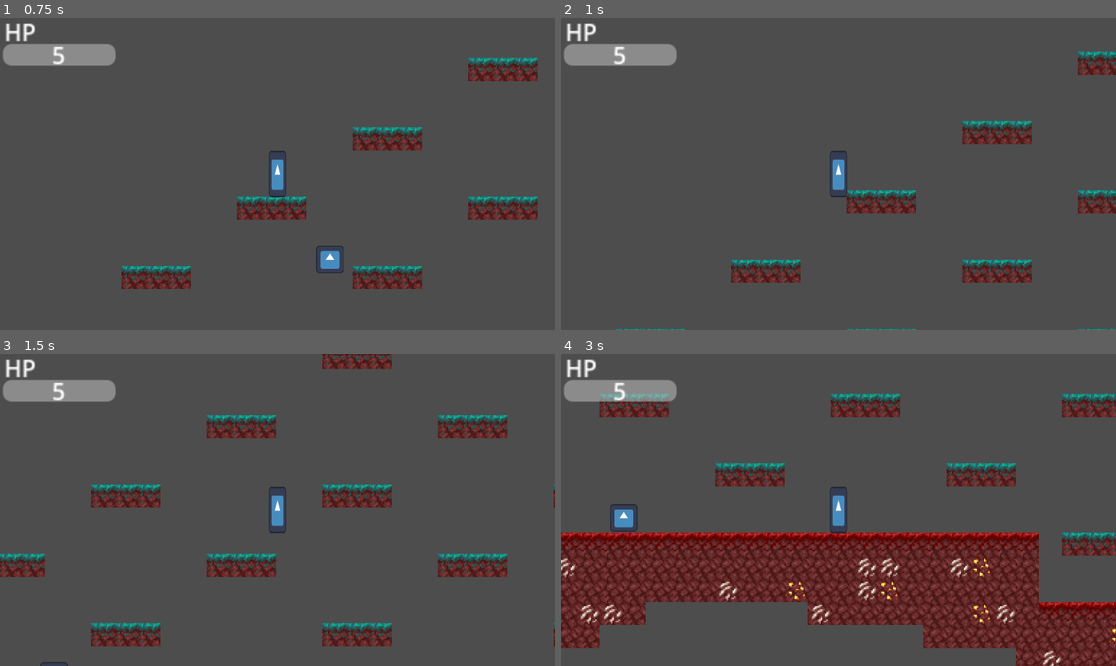
Above: before the commit, frames 1-4 (two rows, left to right).
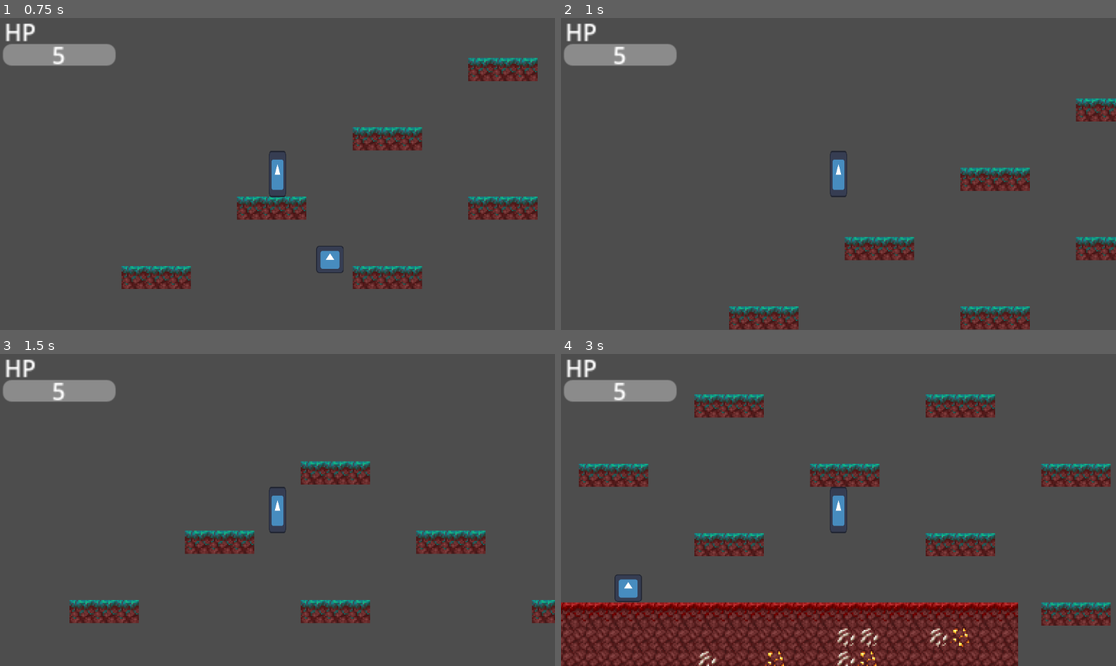
Above: after the commit, the same moments.

Repository: Ideal-Void/succubus-with-a-gun
Game: Godot game, scene res://scenes/levels/debug.tscn
Same seed, same stepped clock (60 frames per second), same inputs: the game is played once before the commit and once after it. The engine's default icon, where the game draws it, is replaced by a stand-in: a white triangle on a blue panel in a dark square.
Inputs:
- Up to frame 1 (0.75 s): hold D (player_right) from 0.53 s (still down); hold Shift (player_sprint) from 0.53 s (still down)
- Up to frame 2 (1 s): keep holding D (player_right); keep holding Shift (player_sprint); tap Space (player_jump) at 0.77 s
- Up to frame 3 (1.5 s): keep holding D (player_right); release Shift (player_sprint) at 1.28 s; tap Shift (player_sprint) at 1.35 s
- Up to frame 4 (3 s): tap Space (player_jump) at 1.52 s; release D (player_right) at 2.03 s; hold A (player_left) 2.03-2.78 s; hold Shift (player_sprint) 2.03-2.78 s; hold D (player_right) from 2.78 s (still down); tap Shift (player_sprint) at 2.85 s

Frame 1 is identical in both runs. In frame 2, 8.9% of the frame differs, in the area x 9-100%, y 10-100%; in frame 3, 13%; in frame 4, 45%, in the area x 0-100%, y 12-100%.

Commit message:
shoddily implemented sprintjumping

Diff:
--- a/scripts/player.gd
+++ b/scripts/player.gd
@@ -5,12 +5,15 @@
 @onready var healthtext = $Camera2D/hud/HealthBar/Number
 @onready var feet = $FootCollider
 
-var MAX_SPEED = 200.0
+var BASE_MAX_SPEED = 200.0
+var MAX_SPEED = BASE_MAX_SPEED
+var SPRINT_MULTIPLIER = 1.5
 var MAX_AIRJUMPS = 1
 var AIRJUMPS = MAX_AIRJUMPS
 var SPEED = 0.0
 var ACCEL = 10.0
-var JUMP_VELOCITY = -300.0
+var BASE_JUMP_VELOCITY = -300.0
+var JUMP_VELOCITY = BASE_JUMP_VELOCITY
 var MAX_HP = 5
 var HP = MAX_HP
 var INVULN = 2
@@ -48,16 +51,18 @@
 			AIRJUMPS -= 1
 			velocity.y = JUMP_VELOCITY
 
-	# Handle sprint.
-	if Input.is_action_pressed("player_sprint"):
-		MAX_SPEED = 300.0
-	else:
-		MAX_SPEED = 200.0
-
 	# Get the input direction and handle the movement/deceleration.
 	# As good practice, you should replace UI actions with custom gameplay actions.
 	var direction := Input.get_axis("player_left", "player_right")
 	if direction and not DEAD:
+		# Handle sprint.
+		if Input.is_action_pressed("player_sprint"):
+			MAX_SPEED = BASE_MAX_SPEED * SPRINT_MULTIPLIER
+			JUMP_VELOCITY = BASE_JUMP_VELOCITY * SPRINT_MULTIPLIER
+		else:
+			MAX_SPEED = BASE_MAX_SPEED
+			JUMP_VELOCITY = BASE_JUMP_VELOCITY
+
 		velocity.x = move_toward(0, direction * SPEED, SPEED)
 		if SPEED <= MAX_SPEED:
 			SPEED += ACCEL
@@ -67,7 +72,8 @@
 		velocity.x = move_toward(velocity.x, 0, SPEED)
 		if SPEED > 0:
 			SPEED -= ACCEL
-
+		MAX_SPEED = BASE_MAX_SPEED
+		JUMP_VELOCITY = BASE_JUMP_VELOCITY
 	if feet.is_colliding():
 		for i in feet.get_collision_count():
 			collided_with = feet.get_collider(i)
